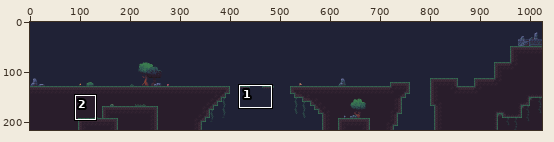
File history of a pixel-art file, assets/levels/1/level.tmx.aseprite. Above: a wide view before the commit, with the close-up outlined.
Close-up. Earlier state:
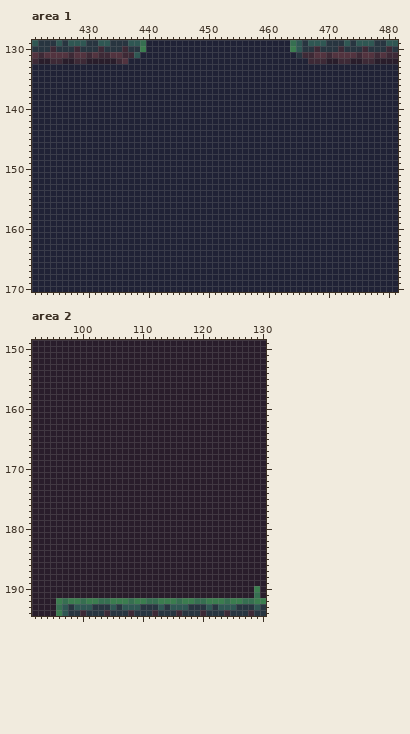
1024x216 pixels, 1 frame. Shown: area 1: x 421..481, y 129..170; area 2: x 92..130, y 149..194. The commit also changed other parts of the picture, which this record leaves out.
After the commit:
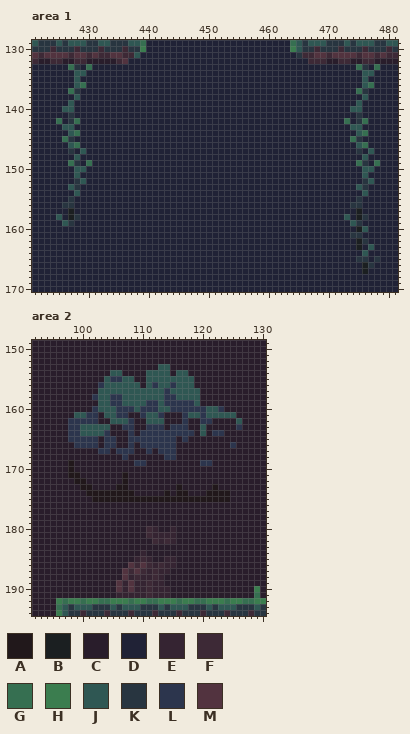
Palette (. is transparent): A #21181b  B #1b1f21  C #291d2b  D #202236  E #352432  F #3d2936  G #366f51  H #3b7d4f  J #2f5753  K #283540  L #2c354d  M #52333f
The edit:
Changed rows in their new state; - is an unchanged pixel.
Area 1, layer "Layer 1":
first column x 425:
133 --GK-G--------------------------------------------GK-G
134 ---JJ----------------------------------------------JJ-
135 ---J-----------------------------------------------J--
136 ---JG----------------------------------------------JG-
137 --GK----------------------------------------------GK--
138 ---J-----------------------------------------------J--
139 --J-----------------------------------------------J---
140 -JJ----------------------------------------------JJ---
141 --K-----------------------------------------------K---
142 G-KG--------------------------------------------G-KG--
143 -JJ----------------------------------------------JJ---
144 --JG----------------------------------------------JG--
145 -GK----------------------------------------------GK---
146 --JG----------------------------------------------JG--
147 --K-J---------------------------------------------K-J-
148 ---J-----------------------------------------------J--
149 --GK-G--------------------------------------------GK-G
150 ---JJ----------------------------------------------JJ-
151 ---J-----------------------------------------------J--
152 ---KJ----------------------------------------------KJ-
153 --JK----------------------------------------------JK--
154 ---J-----------------------------------------------J--
155 --K-----------------------------------------------K---
156 -KK----------------------------------------------KK---
157 --B-----------------------------------------------B---
158 J-BK--------------------------------------------J-BK--
159 -JK----------------------------------------------JK---
160 --------------------------------------------------BJ--
161 -------------------------------------------------KK---
162 --------------------------------------------------BK--
163 --------------------------------------------------B-J-
164 ---------------------------------------------------J--
165 --------------------------------------------------KK-K
166 ---------------------------------------------------BK-
167 ---------------------------------------------------B--
Area 2, layer "Layer 1":
first column x 98:
153 ---------------JJ------------
154 -------JJ----JJJJ-JJ---------
155 ------JLLJJ--JJJJJJJJ--------
156 -----LJJJJJJ-JLJJLJJJ--------
157 -----JJJJJJJJJJJLJJJJJ-------
158 ----LJJLLJJJJJJJLLJJJJ-------
159 -----JJLLJJJJLLJLLLLLJ-------
160 ----LJJJLLLJLLLJJLLLLLLJJL---
161 -JJLL-JJLL--LJJL---LJJLJJJJJ-
162 LLLLL--JJJL--JJJ---L--LL----J
163 LLJJJJJ--LL--LLL-LLL--J-----L
164 LLJJJJL---L-LLLLLLLLL-J-LL---
165 LLLLL-LL--LLLLLLLL-L---------
166 -LLLL-LL--L-LLLLLL---------L-
167 -----LL-LLL--L-LLL-----------
168 ---------L------LL-----------
169 A----------LL---------LL-----
170 A----------------------------
171 AA-------A-------------------
172 -AA------A-------------------
173 --AA----AA--------A-----A----
174 ---AAAAAAAA-----A-AA---AAAA--
175 ----AAAAAAAAAAAAAAAAAAAAAAA--
first column x 106:
180 -----FE--E
181 -----FEEEE
182 ------FEFE
184 ----E-----
185 ---EFE--EE
186 --MFMFEFEE
187 -MFMFEFEE-
188 -MEFEEFE--
189 MEMEEFEE--
190 MEMEEFEEE-
191 EEEEEFEEE-
